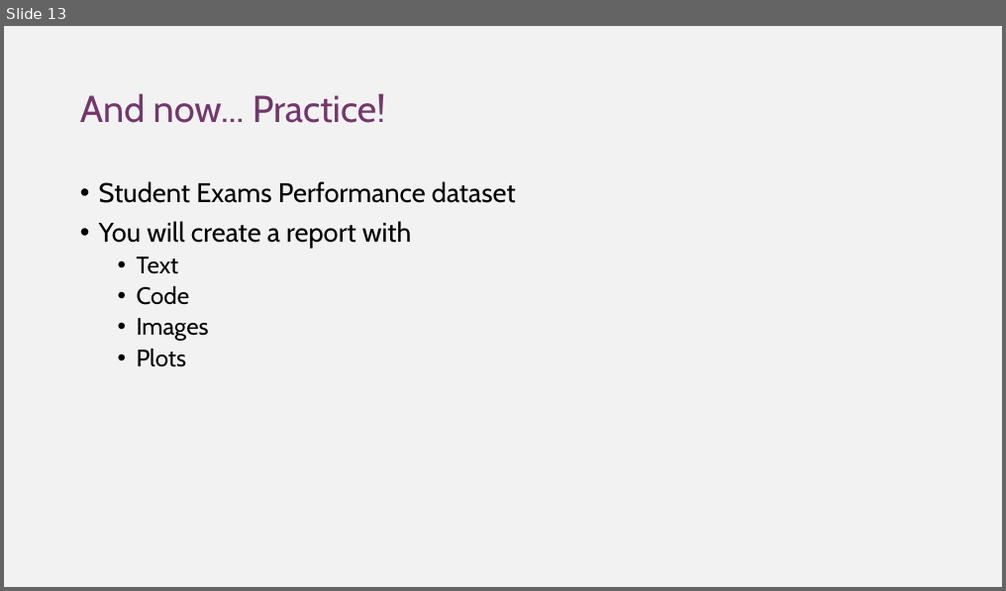
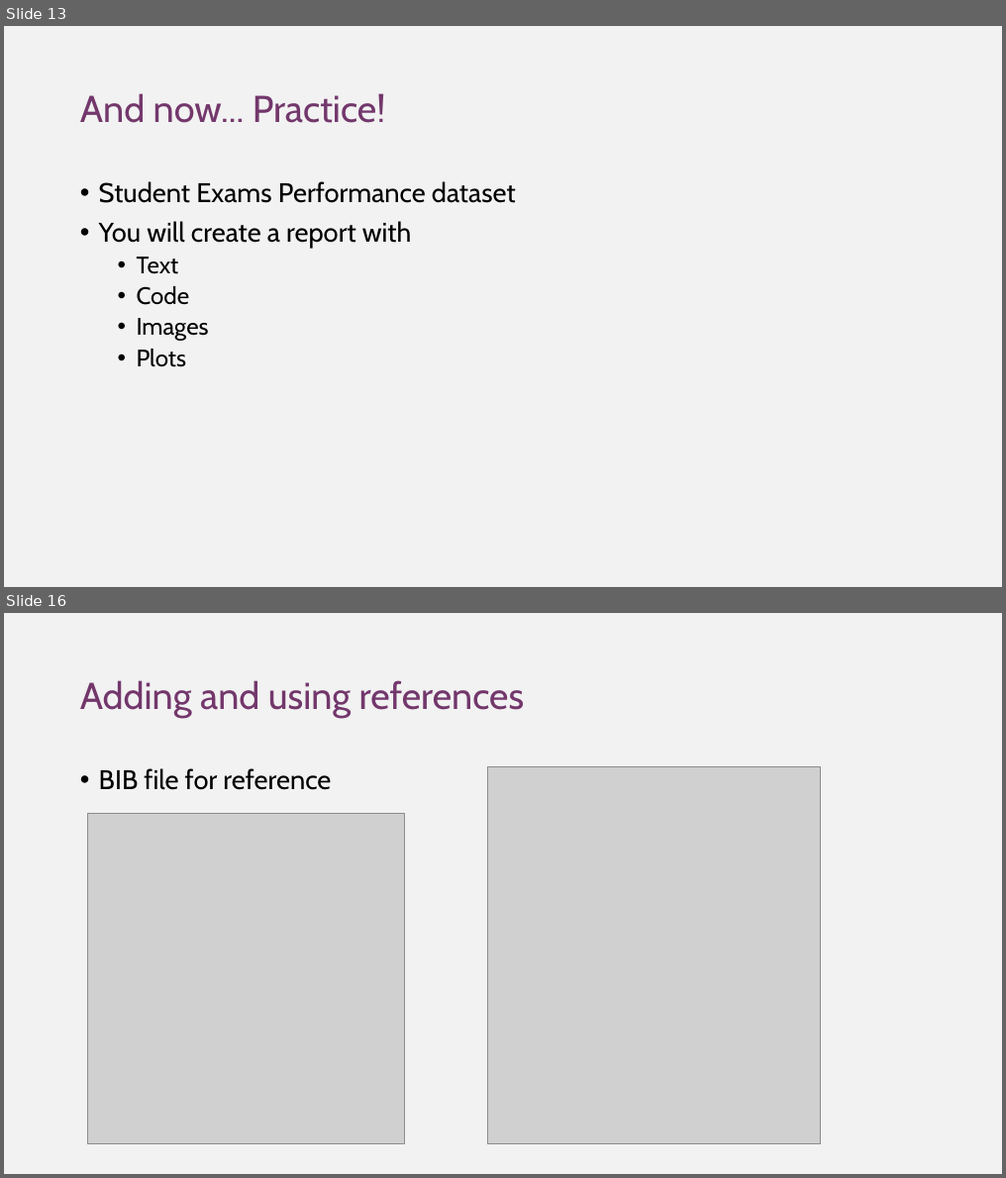
Before and after one commit to DGfS-PhD-2021/R-markdown-course, a slide deck: rmarkdown_pres.pptx. Shown one above the other, each under a label of ours: slide 13 before the commit, slides 13 and 16 after it; the slides between them are not shown. The pictures are 1006x591 and 1006x1178 pixels, drawn with LibreOffice and Linux fonts; fonts in the diff are those of the drawing; grey boxes stand for pictures. Boxes give left, top, right and bottom in pixels: in the first picture for what was removed or moved away, otherwise in the second. Text is boxed around its words. In the diff, an @@ line names an element or a change of style, - is before the commit and + after.

```diff
--- a/rmarkdown_pres.pptx
+++ b/rmarkdown_pres.pptx
@@ slide 16 added at <box>4,613,1002,1174</box>, background #F2F2F2 @@
@@ title added at <box>80,680,525,718</box>, 36 pt, text #73376C @@
+Adding and using references
@@ text added at <box>99,768,331,790</box>, 26 pt, text #000000 @@
+• BIB file for reference
@@ picture added at <box>487,766,820,1145</box> @@
@@ picture added at <box>88,814,405,1146</box> @@
```
Also in this commit, not shown: 1 slide changed, 5 other slides added, 6 other files.
